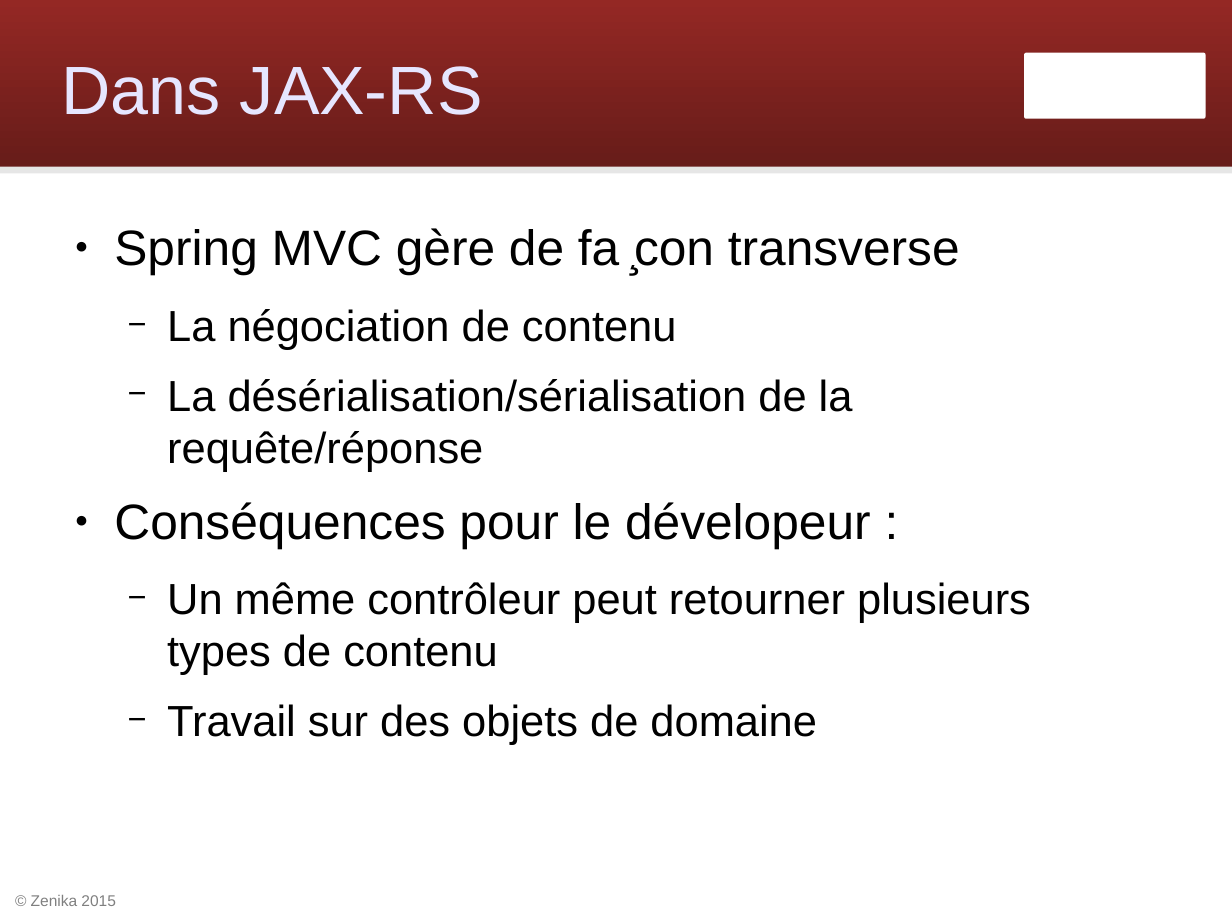
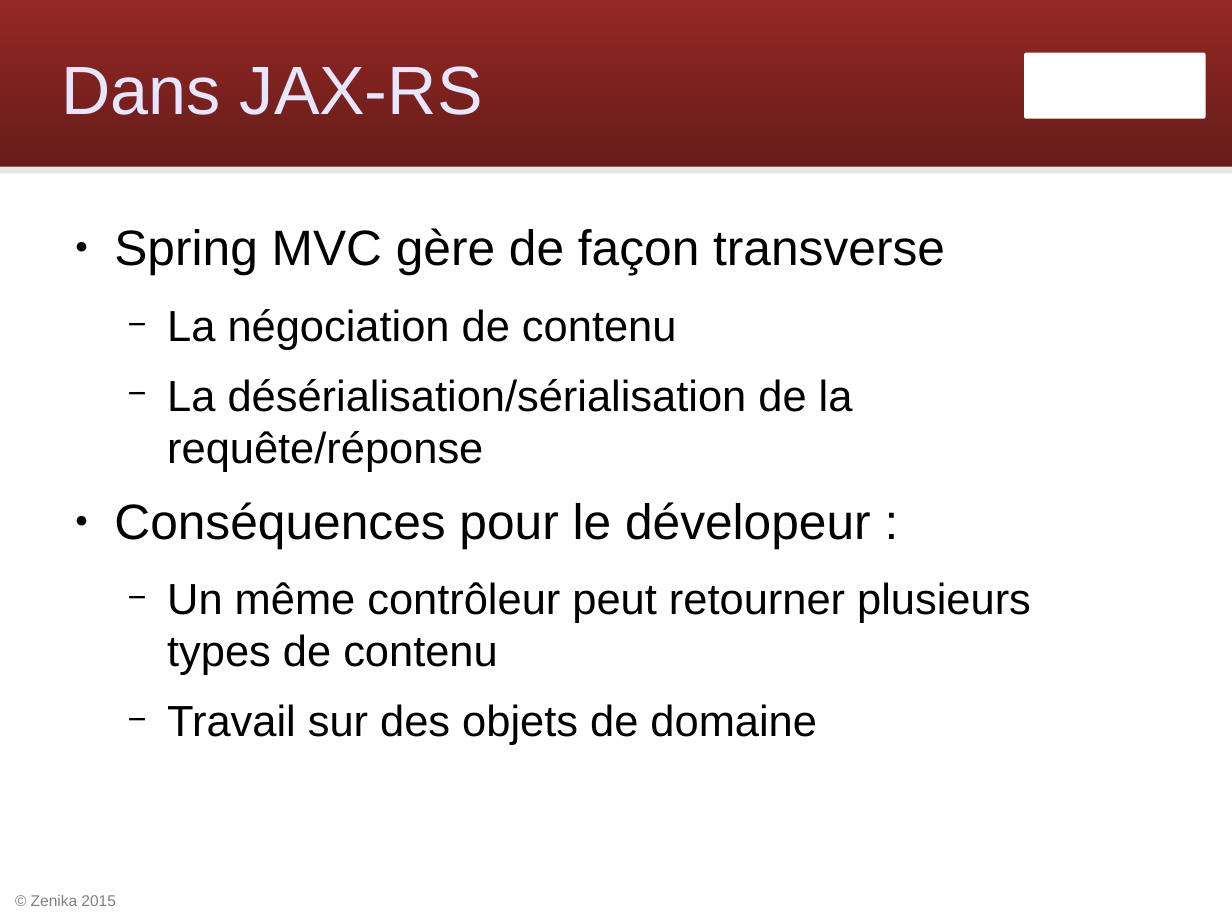
Before and after one commit to Zenika/workshop-cxf-rest, a slide deck: slide 53 of cxf-rest-workshop.odp. Drawn at 1232x924 pixels with LibreOffice and Linux fonts; fonts in the diff are those of the drawing; background and template pictures are left out. Boxes give left, top, right and bottom in pixels: in the first picture for what was removed or moved away, otherwise in the second. Text is boxed around its words. In the diff, an @@ line names an element or a change of style, - is before the commit and + after.

```diff
--- a/cxf-rest-workshop.odp
+++ b/cxf-rest-workshop.odp
@@ text at bbox=[114, 228, 945, 275]: text changed @@
-● Spring MVC gère de fa ̧con transverse
+● Spring MVC gère de façon transverse
```
Also in this commit, not shown: 3 other files.
